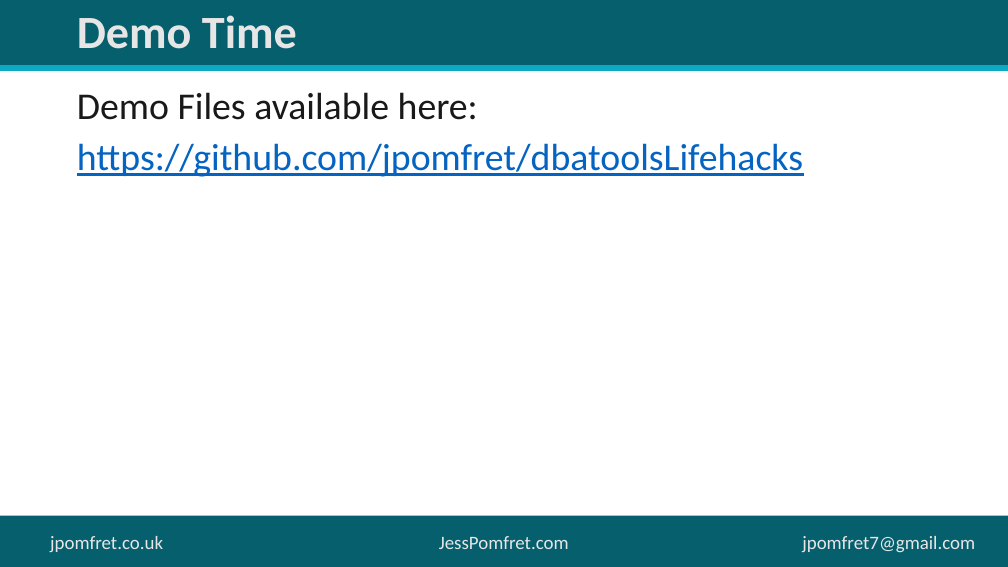
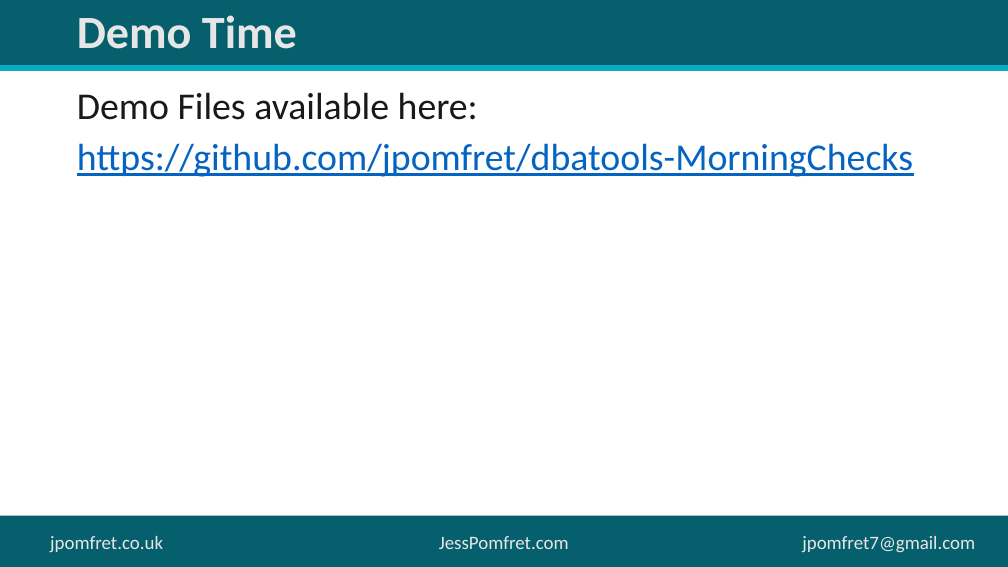
Before and after one commit to jpomfret/dbatools-MorningChecks, a slide deck: slide 6 of dbatools-MorningChecks.pptx. Drawn at 1008x567 pixels with LibreOffice and Linux fonts; fonts in the diff are those of the drawing; background and template pictures are left out. Boxes give left, top, right and bottom in pixels: in the first picture for what was removed or moved away, otherwise in the second. Text is boxed around its words. In the diff, an @@ line names an element or a change of style, - is before the commit and + after.

Commit message:
slides

```diff
--- a/dbatools-MorningChecks.pptx
+++ b/dbatools-MorningChecks.pptx
@@ text at box(77, 143, 913, 177): text changed @@
-https://github.com/jpomfret/dbatoolsLifehacks
+https://github.com/jpomfret/dbatools-MorningChecks
```
Also in this commit, not shown: 6 other slides changed, 3 slides added, 1 slide removed.
